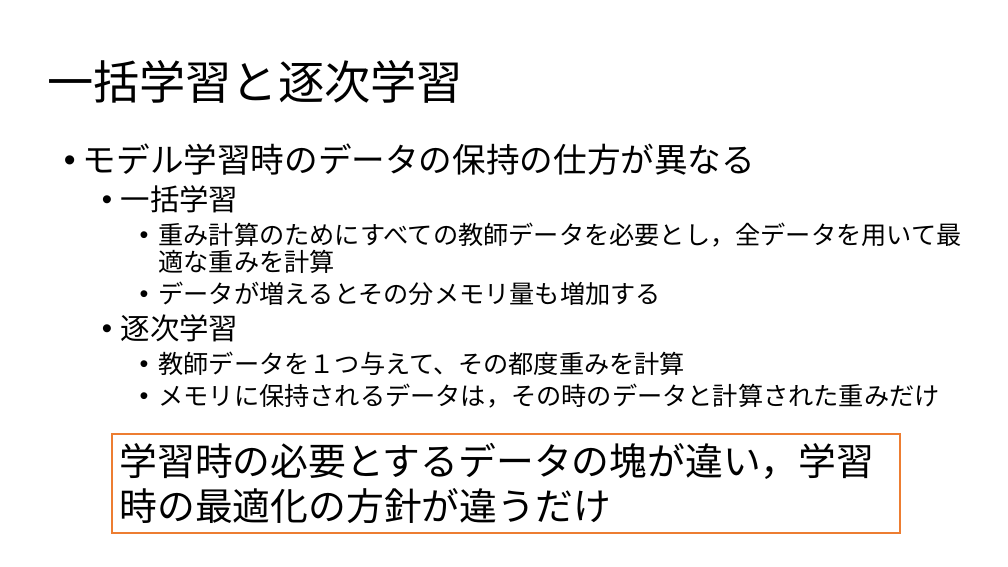
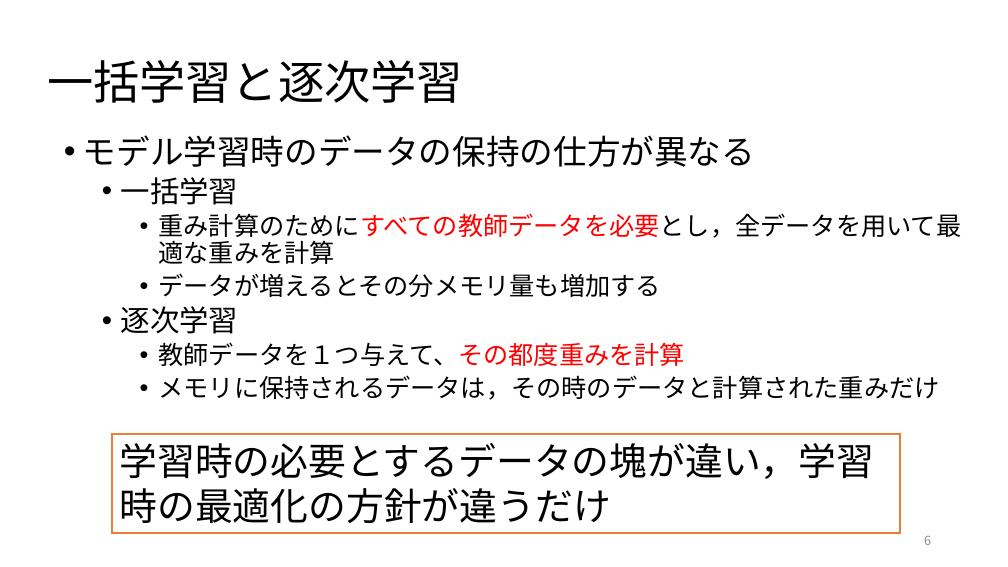
Before and after one commit to ryosuke-ku/Rinko, a slide deck: slide 6 of 仕事ではじめる機械学習第4章.pptx. Drawn at 1008x567 pixels with LibreOffice and Linux fonts; fonts in the diff are those of the drawing. Boxes give left, top, right and bottom in pixels: in the first picture for what was removed or moved away, otherwise in the second. Text is boxed around its words. In the diff, an @@ line names an element or a change of style, - is before the commit and + after.

Commit message:
add 仕事で始める機械学習第4章を編集しました

```diff
--- a/仕事ではじめる機械学習第4章.pptx
+++ b/仕事ではじめる機械学習第4章.pptx
@@ text "モデル学習時のデータの保持の仕方が異なる": place and size @@
-text "モデル学習時のデータの保持の仕方が異なる" at box(83, 143, 961, 408)
+text "モデル学習時のデータの保持の仕方が異なる" at box(83, 135, 961, 400)
@@ text at box(158, 213, 961, 366): text colour #000000 to #FF0000 in "重み計算のためにすべての教師データを必要とし，全データを用いて最適な重みを計算", "教師データを１つ与えて、その都度重みを計算" @@
@@ page number added at box(924, 536, 931, 545), 12 pt, text #8C8C8C @@
+6
```
Also in this commit, not shown: 22 other slides changed, 5 slides added, 1 other file.
